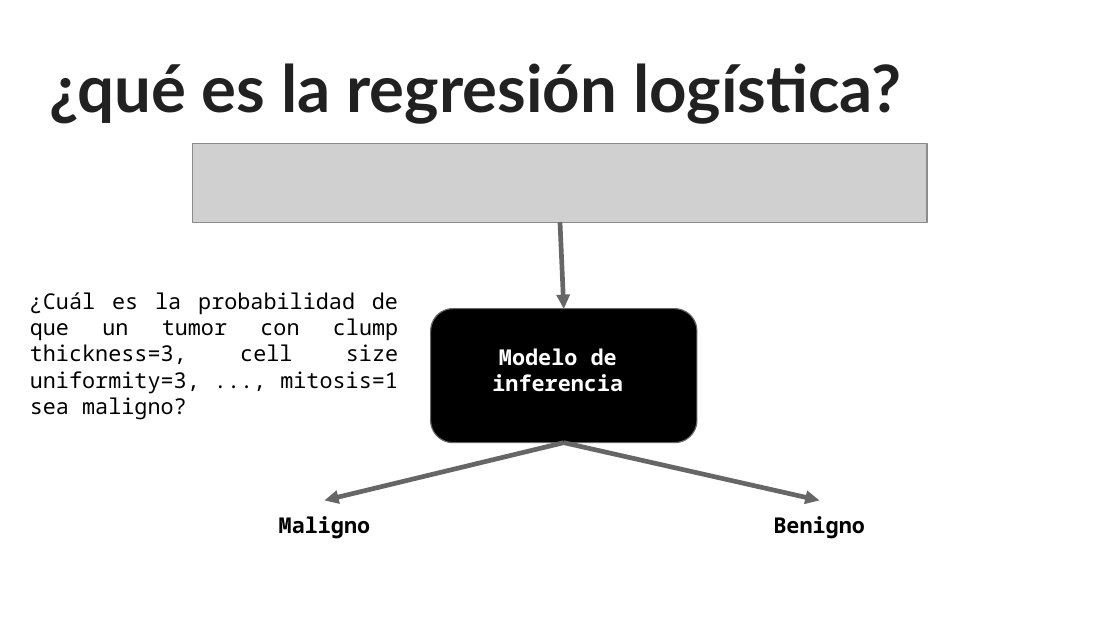
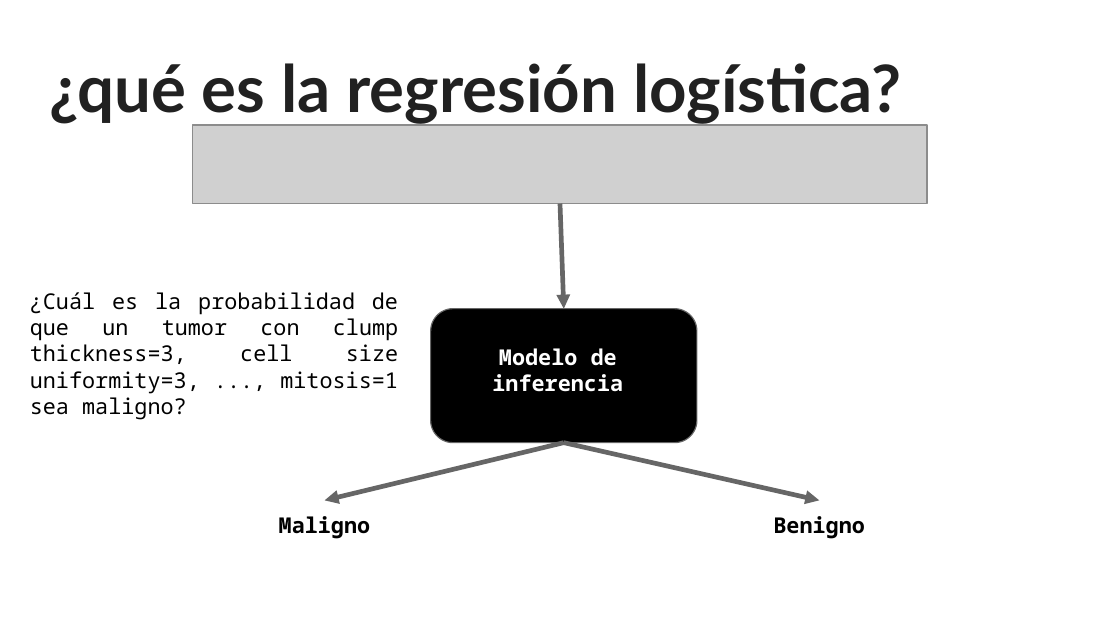
Before and after one commit to sainosmichelle/sainosmichelle.github.io, a slide deck: slide 7 of assets/files/Tema6/reg_log/6.2 Regresión Logística.pptx. Drawn at 1120x630 pixels with LibreOffice and Linux fonts; fonts in the diff are those of the drawing; grey boxes stand for pictures. Boxes give left, top, right and bottom in pixels: in the first picture for what was removed or moved away, otherwise in the second. Text is boxed around its words. In the diff, an @@ line names an element or a change of style, - is before the commit and + after.

```diff
--- a/assets/files/Tema6/reg_log/6.2 Regresión Logística.pptx
+++ b/assets/files/Tema6/reg_log/6.2 Regresión Logística.pptx
@@ picture moved from (x1=193, y1=143, x2=926, y2=222) to (x1=193, y1=125, x2=926, y2=204) @@
@@ arrow moved from (560, 222) - (563, 309) to (560, 204) - (563, 309) @@
```
Also in this commit, not shown: 9 other slides changed, 1 slide added, 2 slides removed, 5 other files.
